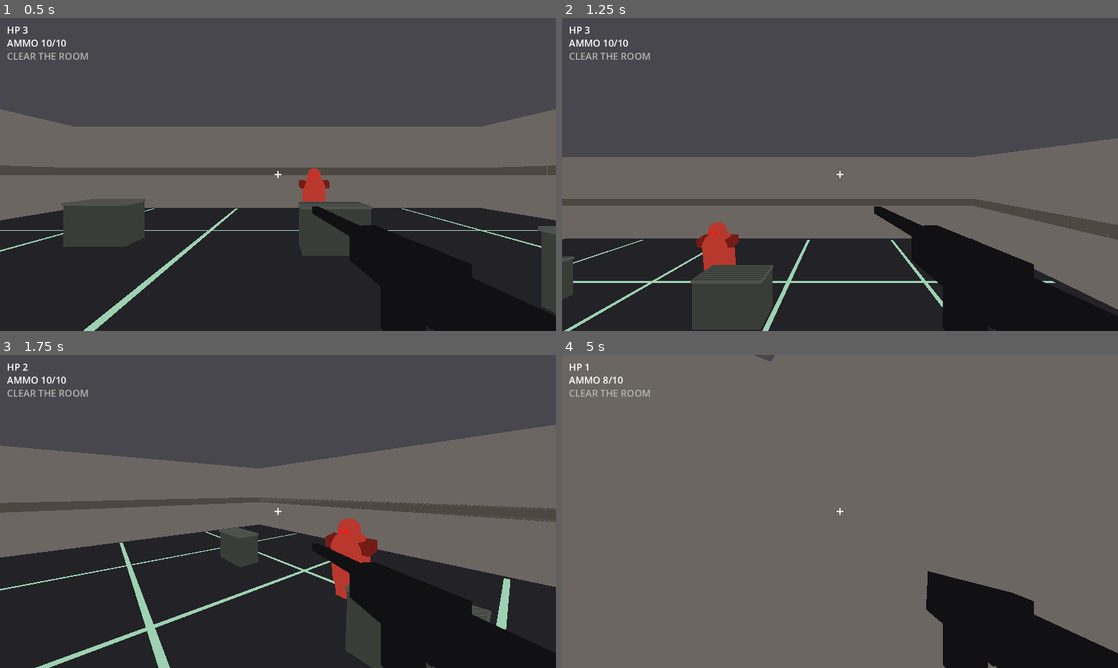
Above: before the commit, frames 1-4 (two rows, left to right).
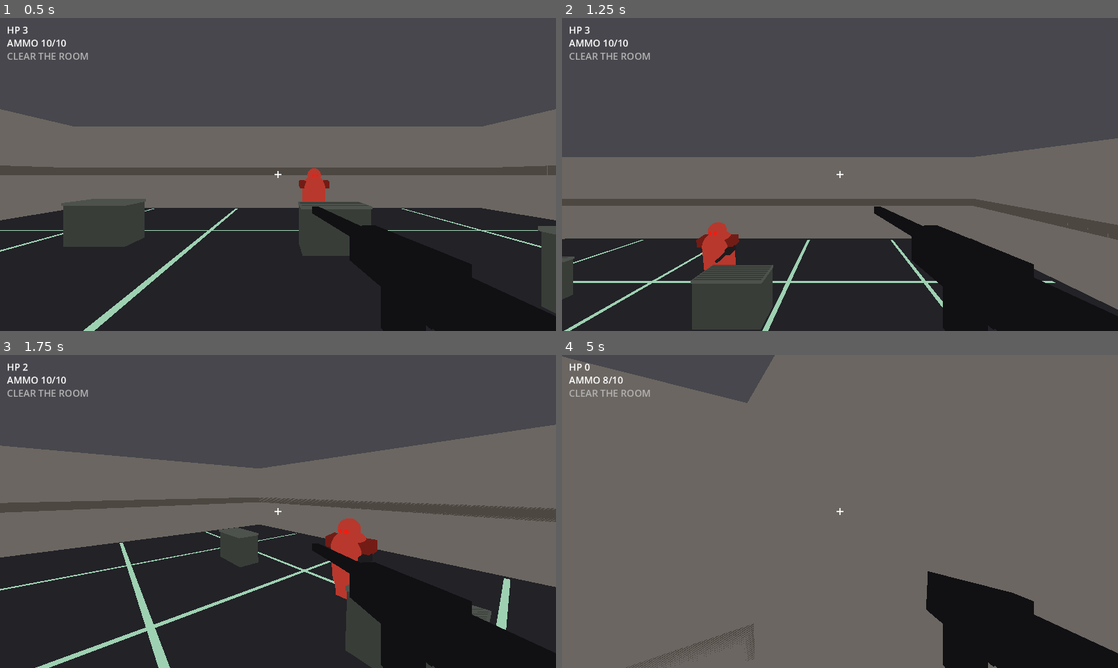
Above: after the commit, the same moments.

Repository: zachmofo/fps-studio
Game: Godot game, scene res://scenes/main.tscn
Same seed, same stepped clock (60 frames per second), same inputs: the game is played once before the commit and once after it.
Inputs (mouse positions are in pixels of both pictures, inside the frame that each line leads up to):
- Up to frame 1 (0.5 s): no input
- Up to frame 2 (1.25 s): move the mouse to (962, 158) at 0.52 s; press the mouse at (962, 158) at 0.53 s; hold D (move_right) from 0.53 s (still down); tap Space (jump) at 0.77 s
- Up to frame 3 (1.75 s): move the mouse to (250, 511) at 1.27 s; release D (move_right) at 1.28 s; release the mouse at (250, 511) at 1.28 s; hold W (move_forward) from 1.28 s (still down); tap Shift (sprint) at 1.35 s; tap Space (jump) at 1.52 s
- Up to frame 4 (5 s): keep holding W (move_forward); move the mouse to (851, 505) at 2.02 s; press the mouse at (851, 505) at 2.03 s; move the mouse to (834, 517) at 2.77 s; release the mouse at (834, 517) at 2.78 s; tap Shift (sprint) at 2.85, 4.35 s; tap Space (jump) at 3.02, 3.77, 4.52 s; move the mouse to (878, 514) at 3.52 s; press the mouse at (878, 514) at 3.53 s; move the mouse to (795, 508) at 4.27 s; release the mouse at (795, 508) at 4.28 s

Frame 1 is identical in both runs. In frame 2, less than 0.1% of the frame differs, in the area x 27-32%, y 72-79%; in frame 3, less than 0.1%; in frame 4, 3.4%, in the area x 0-38%, y 0-100%.

Commit message:
I-13 return-fire: dummy 0.75 cadence + gun/muzzle logic

Diff:
--- a/scripts/dummy.gd
+++ b/scripts/dummy.gd
@@ -3,7 +3,8 @@
 signal killed
 
 const MAX_HP := 3
-const FIRE_INTERVAL := 1.0
+const FIRE_INTERVAL := 0.75
+const MUZZLE_SEC := 0.09
 const WORLD_AND_PLAYER := 1 | 2
 const BASE_COLOR := Color(0.72, 0.22, 0.18)
 const SHOULDER_COLOR := Color(0.45, 0.12, 0.10)
@@ -47,6 +48,8 @@
 @onready var _head: MeshInstance3D = $Visuals/Head
 @onready var _eye_l: MeshInstance3D = $Visuals/EyeL
 @onready var _eye_r: MeshInstance3D = $Visuals/EyeR
+@onready var _gun: Node3D = $Visuals/Gun
+@onready var _muzzle: MeshInstance3D = $Visuals/Gun/MuzzleFlash
 @onready var _col: CollisionShape3D = $CollisionShape3D
 
 
@@ -66,7 +69,10 @@
 	_sfx_shot = _make_sfx("SfxShot")
 	_sfx_hit = _make_sfx("SfxHit")
 	_sfx_death = _make_sfx("SfxDeath")
+	if _muzzle:
+		_muzzle.visible = false
 	_paint_alive()
+	_set_gun_visible(false)
 
 
 func _paint_alive() -> void:
@@ -76,6 +82,13 @@
 	_set_mesh_albedo(_shoulders, SHOULDER_COLOR)
 	_set_mesh_albedo(_eye_l, EYE_COLOR)
 	_set_mesh_albedo(_eye_r, EYE_COLOR)
+
+
+func _set_gun_visible(on: bool) -> void:
+	if _gun != null:
+		_gun.visible = on
+	if not on and _muzzle != null:
+		_muzzle.visible = false
 
 
 func _bind_cover() -> void:
@@ -124,6 +137,7 @@
 	for m in _all_meshes():
 		if m != null:
 			m.visible = false
+	_set_gun_visible(false)
 	_col.disabled = true
 	_play(_sfx_death, SFX_DEATH)
 	killed.emit()
@@ -145,8 +159,10 @@
 	_paint_alive()
 	if _was_captured:
 		_phase = Phase.OUT
+		_set_gun_visible(true)
 	else:
 		_phase = Phase.PATROL
+		_set_gun_visible(false)
 
 
 func _physics_process(delta: float) -> void:
@@ -161,6 +177,7 @@
 		_phase_t = 0.0
 		if _phase == Phase.PATROL:
 			_phase = Phase.OUT
+			_set_gun_visible(true)
 	_was_captured = captured
 
 	if not captured:
@@ -169,14 +186,17 @@
 		else:
 			velocity.x = 0.0
 			velocity.z = 0.0
+		_set_gun_visible(false)
 		move_and_slide()
 		return
 
 	if _phase == Phase.PATROL:
 		_phase = Phase.OUT
 		_phase_t = 0.0
+		_set_gun_visible(true)
 
 	if _phase == Phase.OUT:
+		_set_gun_visible(true)
 		_walk_toward(_peek)
 		_phase_t += delta
 		_acc += delta
@@ -187,13 +207,16 @@
 			_phase = Phase.IN
 			_phase_t = 0.0
 			_acc = 0.0
+			_set_gun_visible(false)
 	else:
+		_set_gun_visible(false)
 		_walk_toward(_hide)
 		_phase_t += delta
 		if _phase_t >= IN_SEC:
 			_phase = Phase.OUT
 			_phase_t = 0.0
 			_acc = 0.0
+			_set_gun_visible(true)
 
 	move_and_slide()
 
@@ -228,8 +251,8 @@
 		return
 	if not body.has_method("is_alive") or not body.is_alive():
 		return
-	_play(_sfx_shot, SFX_FIRE)
-	var from: Vector3 = global_position + Vector3(0.0, 1.4, 0.0)
+	# LOS required — crack + muzzle only when the shot can land / clear.
+	var from: Vector3 = global_position + Vector3(0.42, 1.25, 0.55)
 	var target: Vector3 = body.global_position + Vector3(0.0, 1.6, 0.0)
 	var space: PhysicsDirectSpaceState3D = get_world_3d().direct_space_state
 	var q: PhysicsRayQueryParameters3D = PhysicsRayQueryParameters3D.create(from, target)
@@ -239,8 +262,21 @@
 	if hit.is_empty():
 		return
 	var col: Object = hit.get("collider") as Object
-	if col == body and body.has_method("take_damage"):
+	if col != body:
+		return
+	_play(_sfx_shot, SFX_FIRE)
+	_show_muzzle()
+	if body.has_method("take_damage"):
 		body.take_damage(1)
+
+
+func _show_muzzle() -> void:
+	if _muzzle == null:
+		return
+	_muzzle.visible = true
+	await get_tree().create_timer(MUZZLE_SEC).timeout
+	if _muzzle and _alive:
+		_muzzle.visible = false
 
 
 func _flash() -> void:
